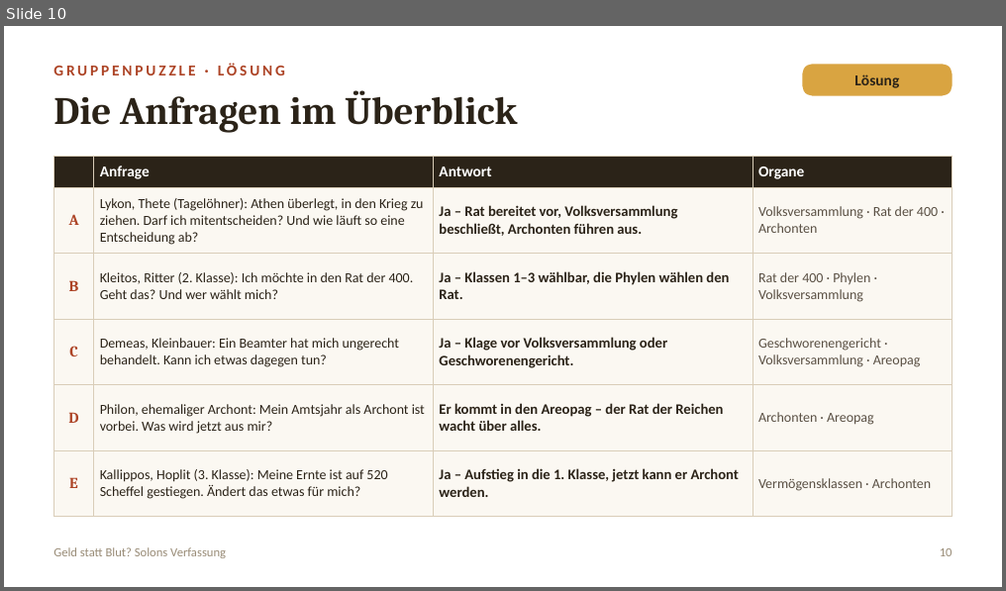
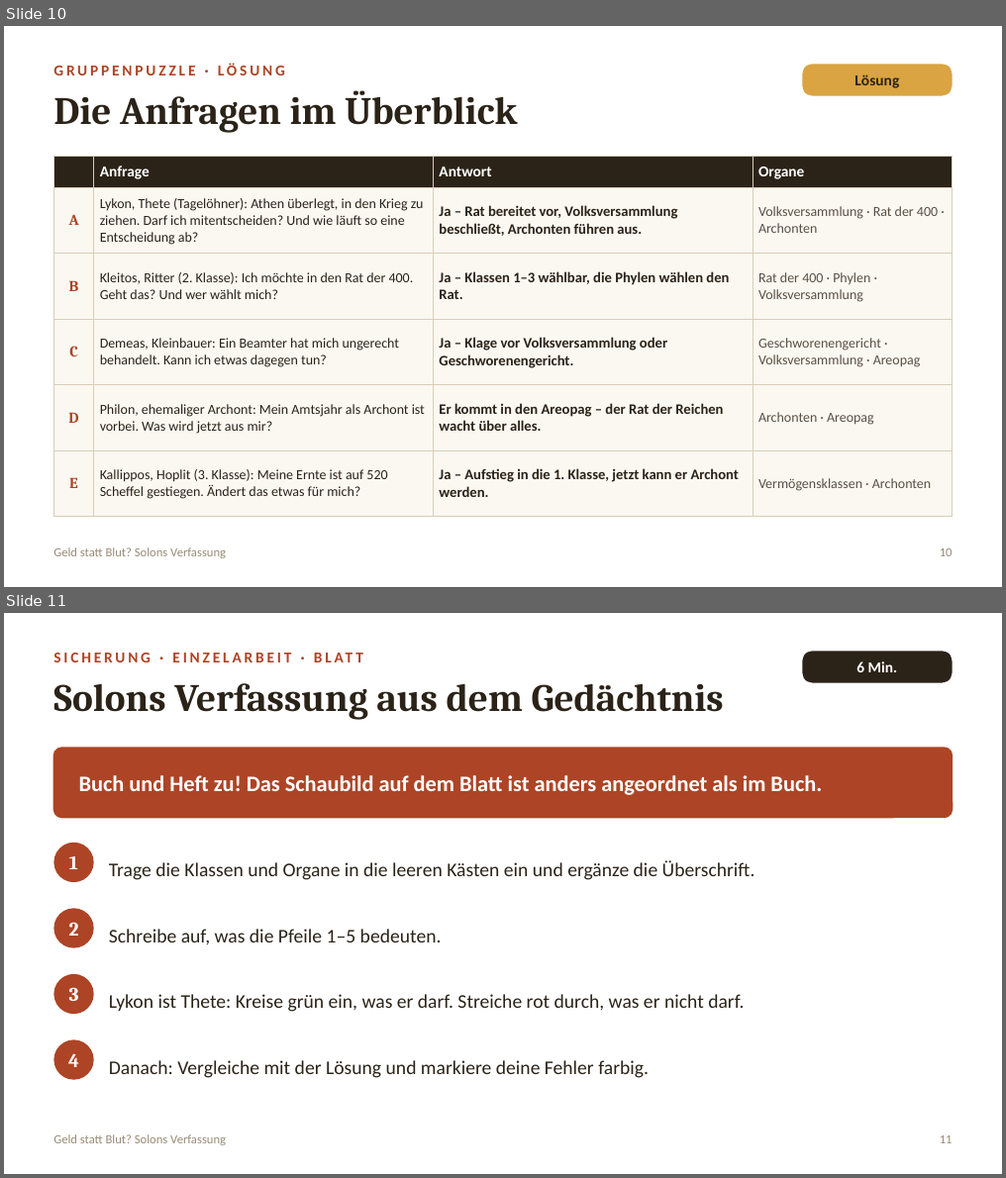
Before and after one commit to golzkonstantin-gif/Schule, a slide deck: Geschichte_11/Stunde_Solon_Gruppenpuzzle/Folien_Geld_statt_Blut.pptx. Shown one above the other, each under a label of ours: slide 10 before the commit, slides 10 and 11 after it. The pictures are 1006x591 and 1006x1178 pixels, drawn with LibreOffice and Linux fonts; fonts in the diff are those of the drawing. Boxes give left, top, right and bottom in pixels: in the first picture for what was removed or moved away, otherwise in the second. Text is boxed around its words. In the diff, an @@ line names an element or a change of style, - is before the commit and + after.

```diff
--- a/Geschichte_11/Stunde_Solon_Gruppenpuzzle/Folien_Geld_statt_Blut.pptx
+++ b/Geschichte_11/Stunde_Solon_Gruppenpuzzle/Folien_Geld_statt_Blut.pptx
@@ slide 11 added at [4, 613, 1002, 1174], background #FFFFFF @@
@@ text added at [54, 648, 792, 672], 11 pt, text #AD4426, bold @@
+SICHERUNG · EINZELARBEIT · BLATT
@@ rounded rectangle added at [802, 651, 952, 683], fill #2B2318, 11 pt, text #FFFFFF, bold @@
+6 Min.
@@ text added at [54, 683, 724, 720], 28 pt, text #2B2318, bold @@
+Solons Verfassung aus dem Gedächtnis
@@ rounded rectangle added at [54, 748, 952, 818], fill #AD4426, outline #AD4426 1 pt @@
@@ text added at [79, 775, 822, 795], 16 pt, text #FFFFFF, bold @@
+Buch und Heft zu! Das Schaubild auf dem Blatt ist anders angeordnet als im Buch.
@@ ellipse added at [54, 843, 94, 882], fill #AD4426, 14 pt, text #FFFFFF, bold @@
+1
@@ text added at [109, 861, 755, 880], 14 pt, text #2B2318 @@
+Trage die Klassen und Organe in die leeren Kästen ein und ergänze die Überschrift.
@@ ellipse added at [54, 908, 94, 949], fill #AD4426, 14 pt, text #FFFFFF, bold @@
+2
@@ text added at [109, 929, 442, 945], 14 pt, text #2B2318 @@
+Schreibe auf, was die Pfeile 1–5 bedeuten.
@@ ellipse added at [54, 974, 94, 1014], fill #AD4426, 14 pt, text #FFFFFF, bold @@
+3
@@ text added at [109, 994, 744, 1012], 14 pt, text #2B2318 @@
+Lykon ist Thete: Kreise grün ein, was er darf. Streiche rot durch, was er nicht darf.
@@ ellipse added at [54, 1040, 94, 1080], fill #AD4426, 14 pt, text #FFFFFF, bold @@
+4
@@ text added at [109, 1060, 648, 1078], 14 pt, text #2B2318 @@
+Danach: Vergleiche mit der Lösung und markiere deine Fehler farbig.
@@ text added at [54, 1135, 226, 1146], 9 pt, text #998C77 @@
+Geld statt Blut? Solons Verfassung
@@ text added at [940, 1136, 952, 1144], 9 pt, text #998C77 @@
+11
```
Also in this commit, not shown: 10 slides changed, 1 other slide added, 5 other files.
